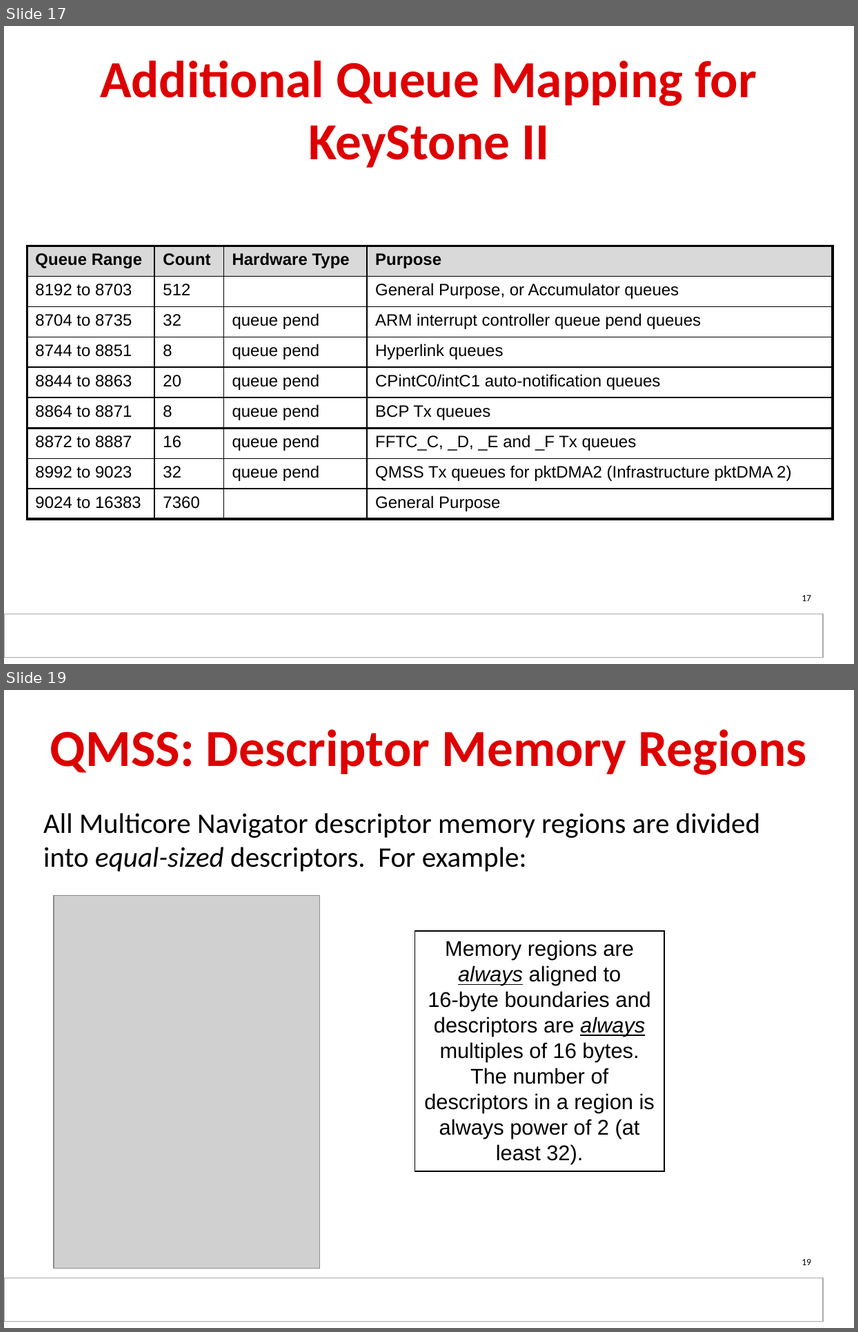
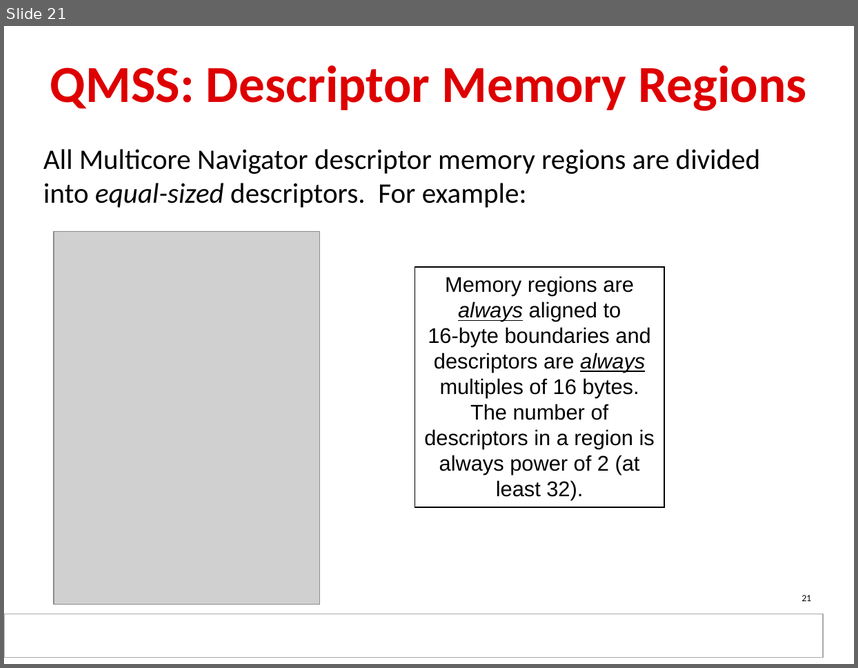
Before and after one commit to hari1989/keystone-workshop, a slide deck: slides/KeyStone Multicore Navigator.pptx. Shown one above the other, each under a label of ours: slides 17 and 19 before the commit, slide 21 after it; the slides between them are not shown. The pictures are 858x1332 and 858x668 pixels, drawn with LibreOffice and Linux fonts; fonts in the diff are those of the drawing; grey boxes stand for pictures; background and template pictures are left out. Boxes give left, top, right and bottom in pixels: in the first picture for what was removed or moved away, otherwise in the second. Text is boxed around its words. In the diff, an @@ line names an element or a change of style, - is before the commit and + after.

```diff
--- a/slides/KeyStone Multicore Navigator.pptx
+++ b/slides/KeyStone Multicore Navigator.pptx
@@ slide 17 removed at bbox=[4, 26, 854, 664], background #FFFFFF; not listed: 1 template element that a slide beside it also shows @@
@@ title removed at bbox=[100, 60, 757, 167] @@
-Additional Queue Mapping for KeyStone II
@@ table removed at bbox=[27, 245, 833, 519], 9 rows, 4 columns @@
-Queue Range | Count | Hardware Type | Purpose
-8192 to 8703 | 512 |  | General Purpose, or Accumulator queues
-8704 to 8735 | 32 | queue pend | ARM interrupt controller queue pend queues
-8744 to 8851 | 8 | queue pend | Hyperlink queues
-8844 to 8863 | 20 | queue pend | CPintC0/intC1 auto-notification queues
-8864 to 8871 | 8 | queue pend | BCP Tx queues
-8872 to 8887 | 16 | queue pend | FFTC_C, _D, _E and _F Tx queues
-8992 to 9023 | 32 | queue pend | QMSS Tx queues for pktDMA2 (Infrastructure pktDMA 2)
-9024 to 16383 | 7360 |  | General Purpose
@@ page number removed at bbox=[802, 595, 811, 601] @@
-17
@@ what was slide 19 is now slide 21 @@
@@ page number at bbox=[802, 595, 811, 601]: text changed @@
-19
+21
```
Also in this commit, not shown: 11 slides changed, 13 slides added, 3 other slides removed.
